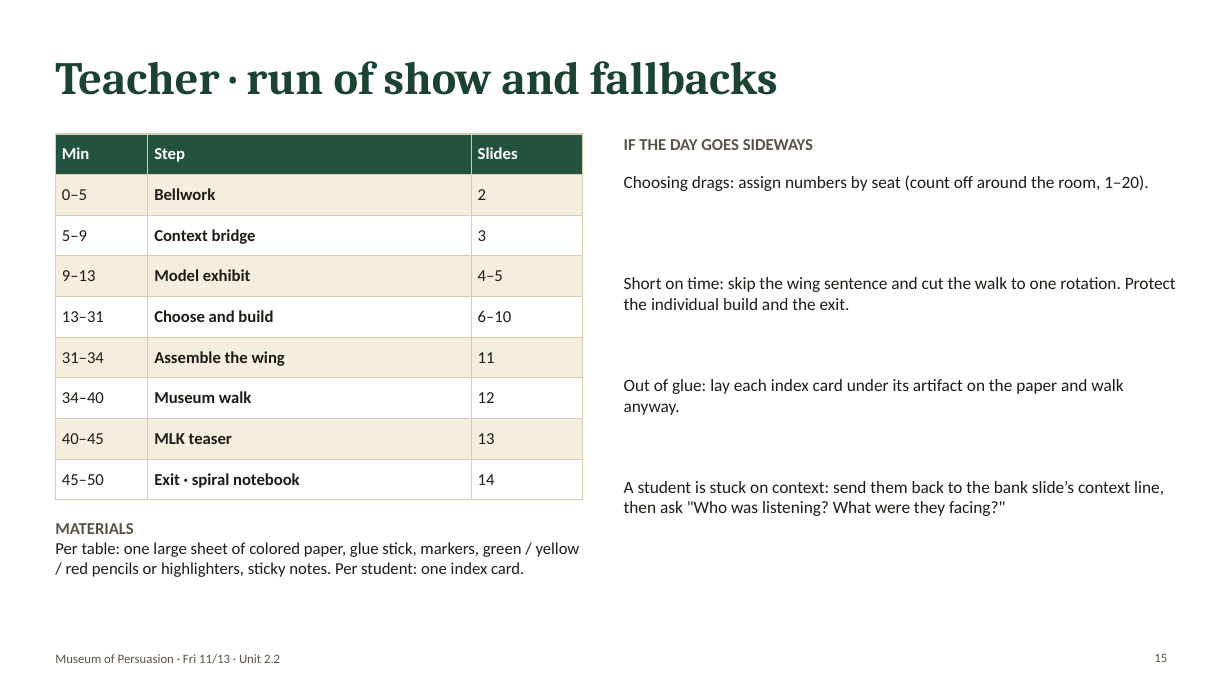
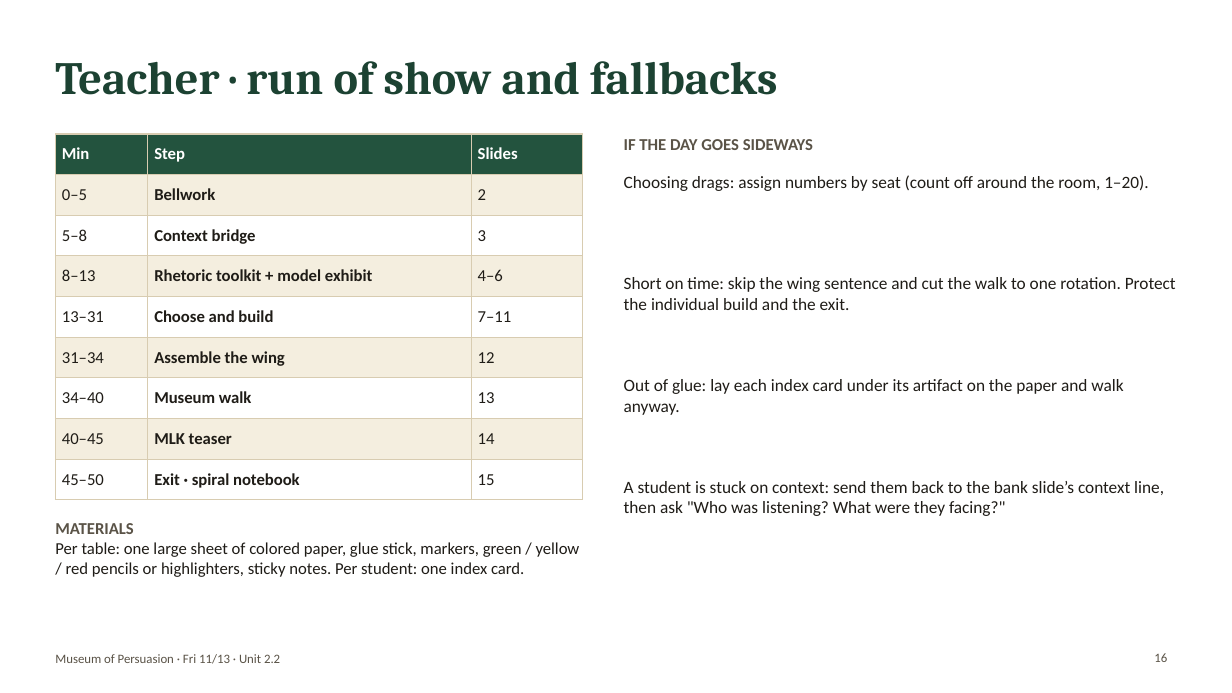
Before and after one commit to bookfairshit/Unit-2.2-Informational-Text, a slide deck: slide 16 of lumio/museum-of-persuasion-nov-13.pptx (slide 15 before the commit). Drawn at 1232x693 pixels with LibreOffice and Linux fonts; fonts in the diff are those of the drawing. Boxes give left, top, right and bottom in pixels: in the first picture for what was removed or moved away, otherwise in the second. Text is boxed around its words. In the diff, an @@ line names an element or a change of style, - is before the commit and + after.

```diff
--- a/lumio/museum-of-persuasion-nov-13.pptx
+++ b/lumio/museum-of-persuasion-nov-13.pptx
@@ table at [55,134,582,492] @@
-row 3, column 1: 5–9
+row 3, column 1: 5–8
-row 4: 9–13 | Model exhibit | 4–5
+row 4: 8–13 | Rhetoric toolkit + model exhibit | 4–6
-row 5, column 3: 6–10
+row 5, column 3: 7–11
-row 6, column 3: 11
+row 6, column 3: 12
-row 7, column 3: 12
+row 7, column 3: 13
-row 8, column 3: 13
+row 8, column 3: 14
-row 9, column 3: 14
+row 9, column 3: 15
@@ page number at [1154,653,1167,662]: text changed @@
-15
+16
```
Also in this commit, not shown: 8 other slides changed, 1 slide added, 2 other files.
